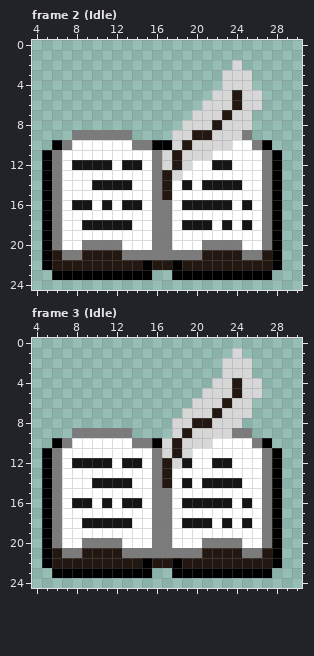
Pixel-art file: Assets/Home_bred/Items/SavePoint.aseprite. Above, as it was before the edit.
32x32 pixels, 4 frames. Shown: frame 2 (Idle): x 4..30, y 0..24; frame 3 (Idle): x 4..30, y 0..24. The old version is drawn lined up with the new one. The commit also changed other frames, which this record leaves out.
The same view after the edit:
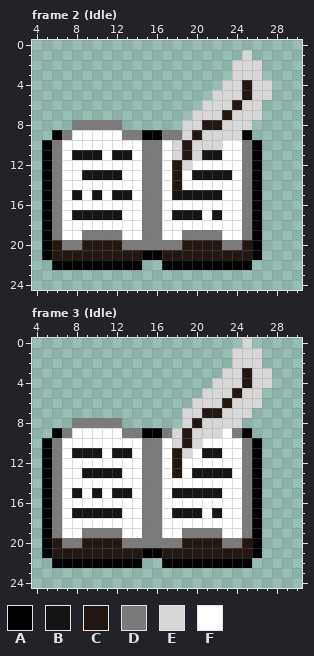
Palette (. is transparent): A #000000  B #151515  C #231712  D #7b7b7b  E #d7d7d7  F #ffffff
Diff:
whole drawing moved by +1,+1 (the old picture is shown already moved)
Changed rows in their new state; - is an unchanged pixel.
Frame 2 (Idle):
first column x 5:
 1 --------------------E---
 2 --------------------EE--
 3 ------------------.--E--
 4 --------------------CEE-
 5 -------------------EC-E-
 7 ---------------------E--
 8 ---DDDDD--------C-------
 9 -ADFFFFF-DAADD--E---A---
10 ADF------F-DF-----F-DA.-
11 ---BBB-BB-D-FEC-BB--DA..
12 ---FFFF-FFD-F----FF-DA..
13 ----BBBB--D-FC-BBBB-DA..
14 -----FFFF-D-FCF-FFFFDA..
15 ---B-B-BB-D-FBBBBB--DA..
16 ---FF-F-FFD-F-FFFFF-DA..
17 ---BBBBB--D-FBBB-B--DA..
18 ----FFFFF-D-F-FFF-F-DA..
19 ----DDDD--D-F-DDDD--DA..
20 -CDDCCCCDDD--DCCCC--CA..
21 --CC----CCAACCCC----CA..
22 .AAAAAAAAA..A-AAAAAAA...
23 -..........--..........-
Frame 3 (Idle):
first column x 5:
 0 --------------------E---
 1 --------------------EE--
 2 ------------------.--E--
 3 --------------------CEE-
 4 -------------------EC-E-
 6 ---------------------E--
 7 ----------------C-------
 8 ---DDDDD-----.--E-------
 9 -ADFFFFF-DAAD-----F-A---
10 ADF------F-DFEC-F---DA.-
11 ---BBB-BB-D-F---BB--DA..
12 ---FFFF-FFD-FCF--FF-DA..
13 ----BBBB--D-FC-BBBB-DA..
14 -----FFFF-D-F-F-FFFFDA..
15 ---B-B-BB-D-FBBBBB--DA..
16 ---FF-F-FFD-F-FFFFF-DA..
17 ---BBBBB--D-FBBB-B--DA..
18 ----FFFFF-D-F-FFF-F-DA..
19 ----DDDD--D-F-DDDD--DA..
20 -CDDCCCCDDD--DCCCC--CA..
21 --CC----CCAACCCC----CA..
22 .AAAAAAAAA..A-AAAAAAA...
23 -..........--..........-
Where, in picture pixels (left, top, right, bottom), the same in both pictures:
changed: (42, 50, 282, 280)
changed: (42, 338, 282, 578)
